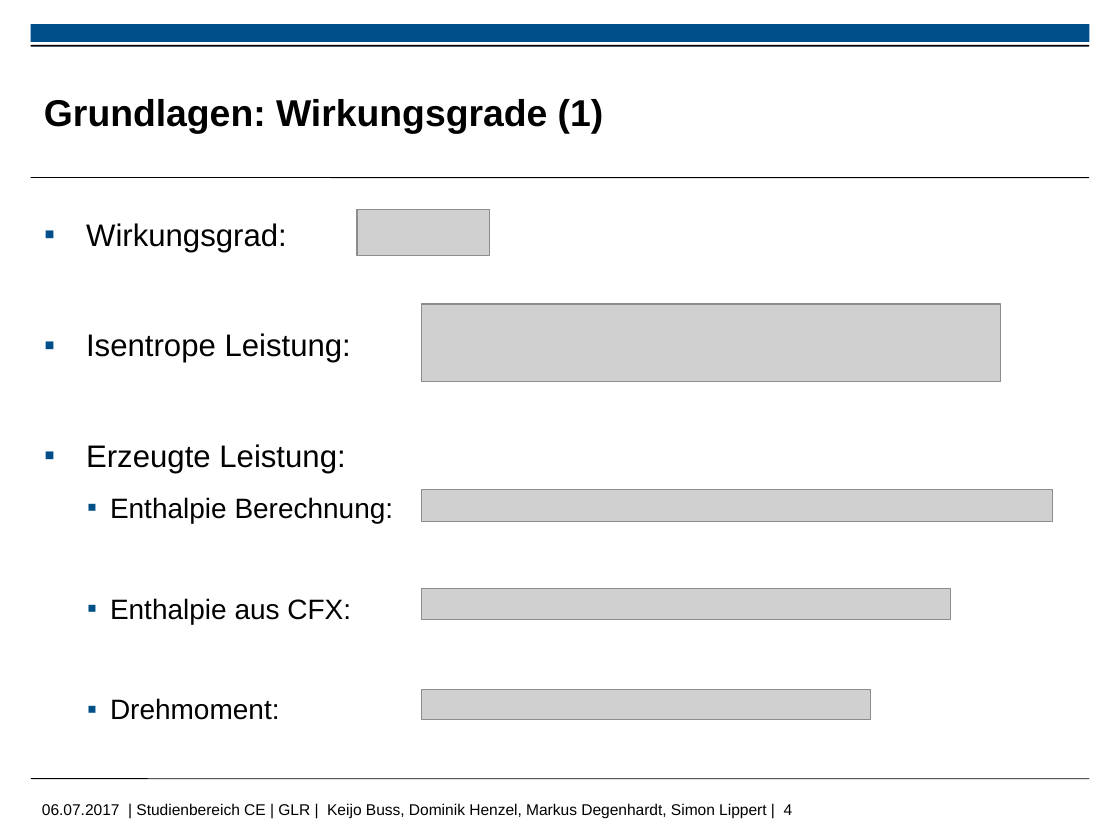
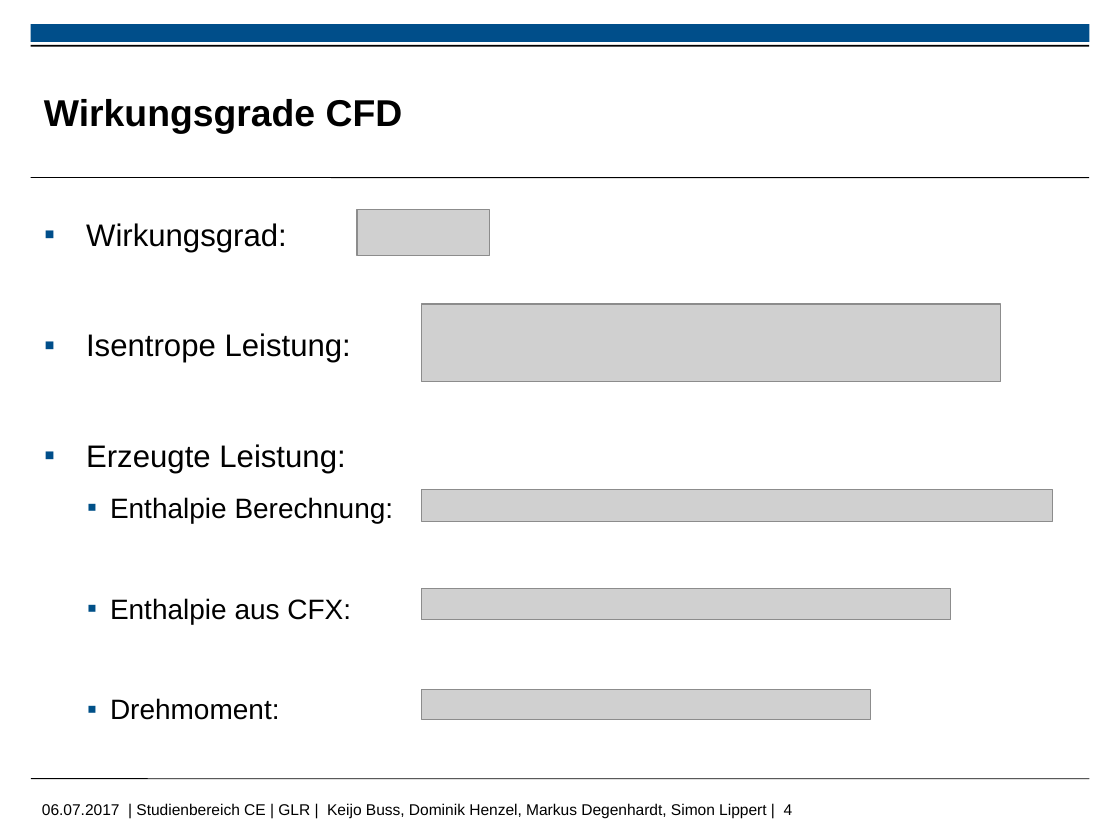
Before and after one commit to MDegenhardt/AusarbeitungADP, a slide deck: slide 4 of Präsentation/Abschluss_Präsentation_Keijo.pptx. Drawn at 1120x840 pixels with LibreOffice and Linux fonts; fonts in the diff are those of the drawing; grey boxes stand for pictures; background and template pictures are left out. Boxes give left, top, right and bottom in pixels: in the first picture for what was removed or moved away, otherwise in the second. Text is boxed around its words. In the diff, an @@ line names an element or a change of style, - is before the commit and + after.

```diff
--- a/Präsentation/Abschluss_Präsentation_Keijo.pptx
+++ b/Präsentation/Abschluss_Präsentation_Keijo.pptx
@@ title at <box>44,99,403,133</box>: text changed @@
-Grundlagen: Wirkungsgrade (1)
+Wirkungsgrade CFD
```
Also in this commit, not shown: 2 other slides changed, 1 slide added, 4 other files.
